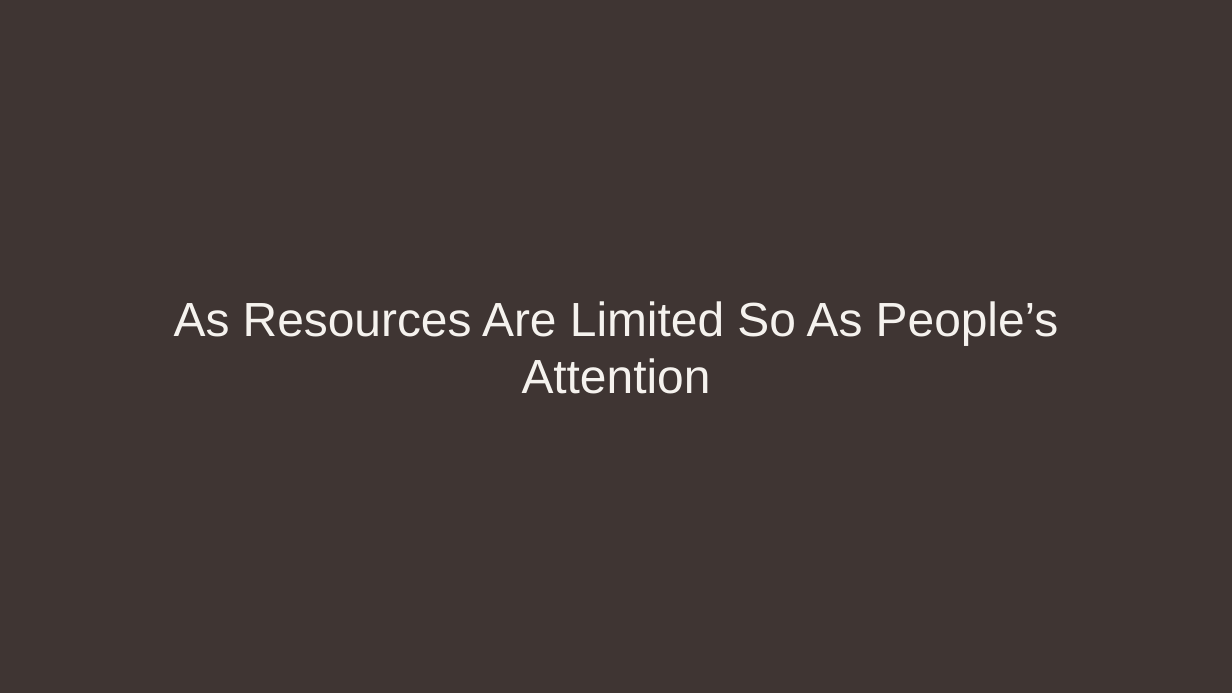
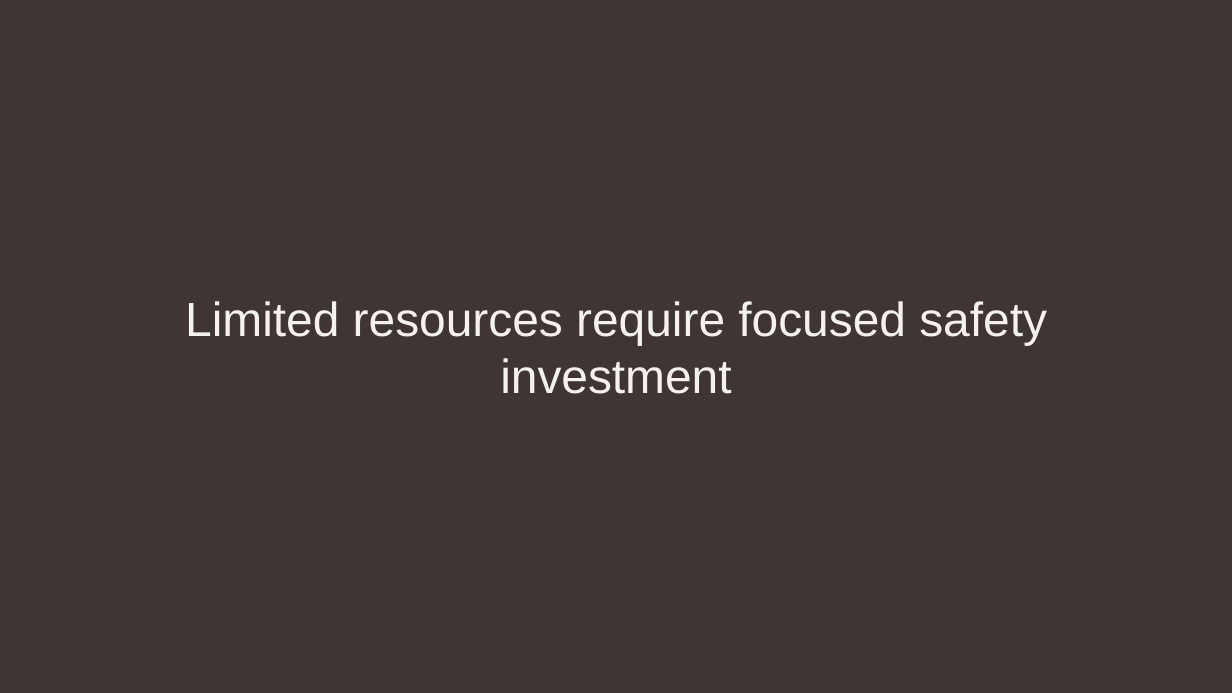
Before and after one commit to dtarek41/montgomery-crash-safety-capstone, a slide deck: slide 13 of deliverables/montgomery_crash_safety_presentation.pptx. Drawn at 1232x693 pixels with LibreOffice and Linux fonts; fonts in the diff are those of the drawing. Boxes give left, top, right and bottom in pixels: in the first picture for what was removed or moved away, otherwise in the second. Text is boxed around its words. In the diff, an @@ line names an element or a change of style, - is before the commit and + after.

Commit message:
Polish Montgomery crash safety portfolio

```diff
--- a/deliverables/montgomery_crash_safety_presentation.pptx
+++ b/deliverables/montgomery_crash_safety_presentation.pptx
@@ text at box(185, 301, 1047, 394): text changed @@
-As Resources Are Limited So As People’s Attention
+Limited resources require focused safety investment
```
Also in this commit, not shown: 12 other slides changed, 2 slides added, 2 slides removed, 31 other files.
